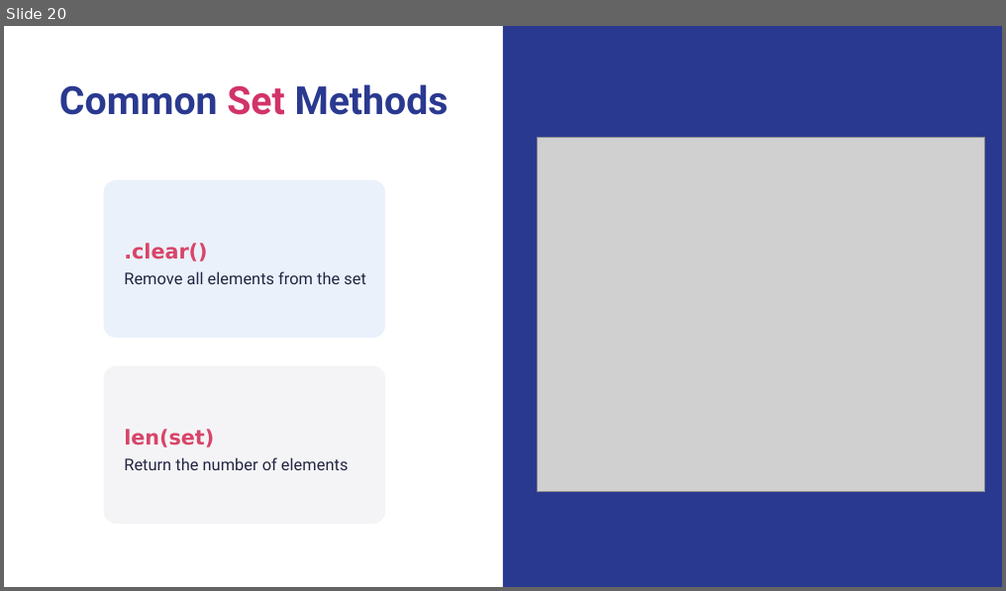
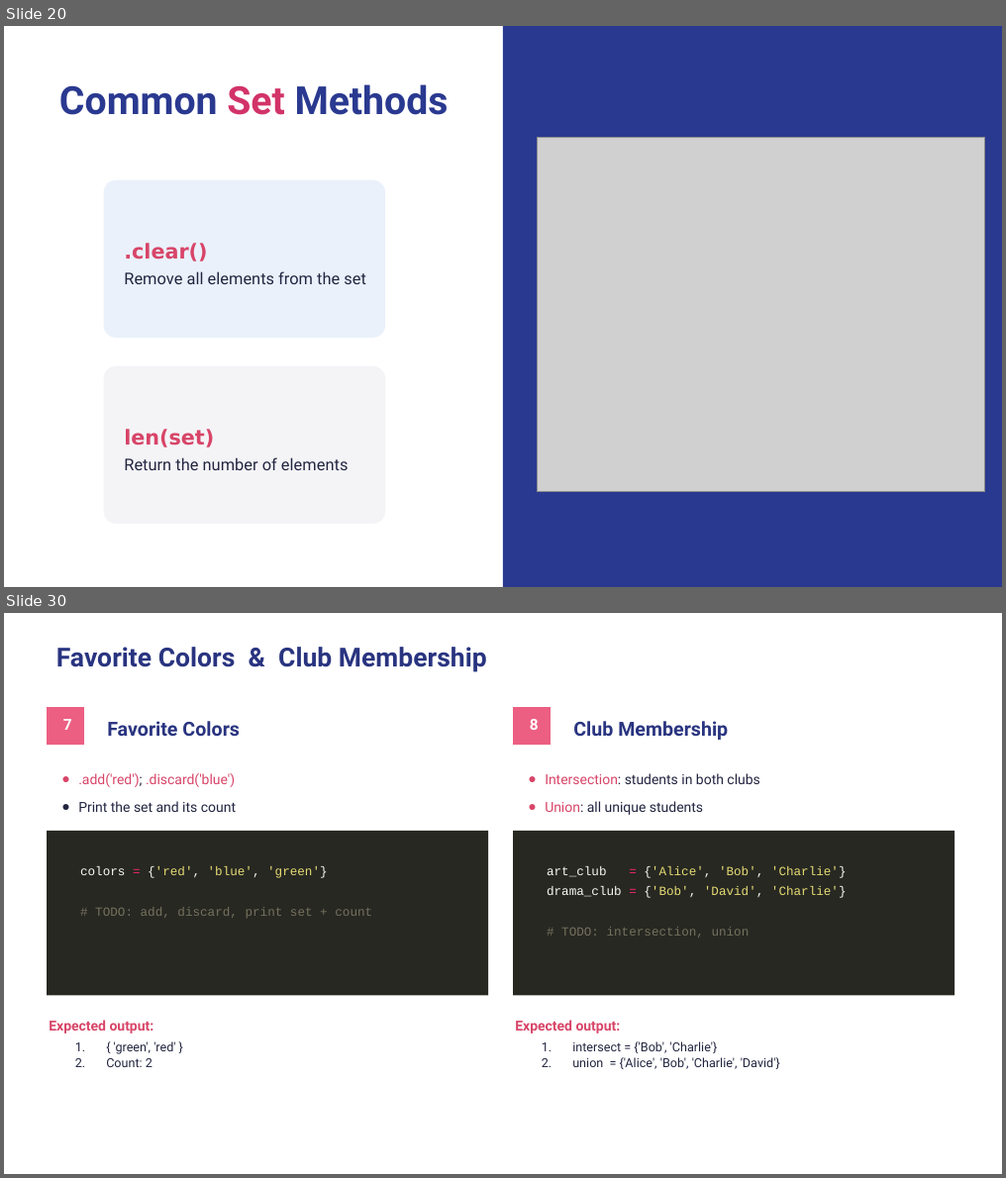
Before and after one commit to wg-training/wg-python-for-data-science-fundamental, a slide deck: slides/07 - Collections Data Types.pptx. Shown one above the other, each under a label of ours: slide 20 before the commit, slides 20 and 30 after it; the slides between them are not shown. The pictures are 1006x591 and 1006x1178 pixels, drawn with LibreOffice and Linux fonts; fonts in the diff are those of the drawing; grey boxes stand for pictures. Boxes give left, top, right and bottom in pixels: in the first picture for what was removed or moved away, otherwise in the second. Text is boxed around its words. In the diff, an @@ line names an element or a change of style, - is before the commit and + after.

```diff
--- a/slides/07 - Collections Data Types.pptx
+++ b/slides/07 - Collections Data Types.pptx
@@ slide 30 added at [4, 613, 1002, 1174], background #FFFFFF @@
@@ title added at [56, 647, 487, 672], 18.9 pt, text #293480, bold @@
+Favorite Colors & Club Membership
@@ rectangle added at [47, 707, 85, 745], fill #EC5F82 @@
@@ text added at [63, 719, 72, 730], 11 pt, text #FFFFFF, bold @@
+7
@@ text added at [107, 721, 239, 736], 14 pt, text #293480, bold @@
+Favorite Colors
@@ rectangle added at [513, 707, 550, 745], fill #EC5F82 @@
@@ text added at [530, 719, 539, 730], 11 pt, text #FFFFFF, bold @@
+8
@@ text added at [573, 721, 728, 740], 14 pt, text #293480, bold @@
+Club Membership
@@ text added at [78, 773, 236, 812], 10 pt, text #D84568 @@
+● .add('red'); .discard('blue')
+● Print the set and its count
@@ text added at [545, 773, 759, 815], 10 pt, text #222540 @@
+● Intersection: students in both clubs
+● Union: all unique students
@@ rectangle added at [47, 831, 488, 995], fill #272822 @@
@@ rectangle added at [513, 831, 954, 995], fill #272822 @@
@@ text added at [80, 866, 372, 918], 9 pt, text #75715E @@
+colors = {'red', 'blue', 'green'}
+# TODO: add, discard, print set + count
@@ text added at [547, 866, 846, 938], 9 pt, text #E6DB74 @@
+art_club = {'Alice', 'Bob', 'Charlie'}
+drama_club = {'Bob', 'David', 'Charlie'}
+# TODO: intersection, union
@@ text added at [49, 1020, 154, 1034], 10 pt, text #D84568, bold @@
+Expected output:
@@ text added at [515, 1020, 621, 1034], 10 pt, text #D84568, bold @@
+Expected output:
@@ text added at [106, 1042, 175, 1067], 9 pt, text #222540 @@
+1. { 'green', 'red' }
+2. Count: 2
@@ text added at [572, 1042, 780, 1069], 9 pt, text #222540 @@
+1. intersect = {'Bob', 'Charlie'}
+2. union = {'Alice', 'Bob', 'Charlie', 'David'}
```
Also in this commit, not shown: 9 slides changed, 4 other slides added, 3 other files.
